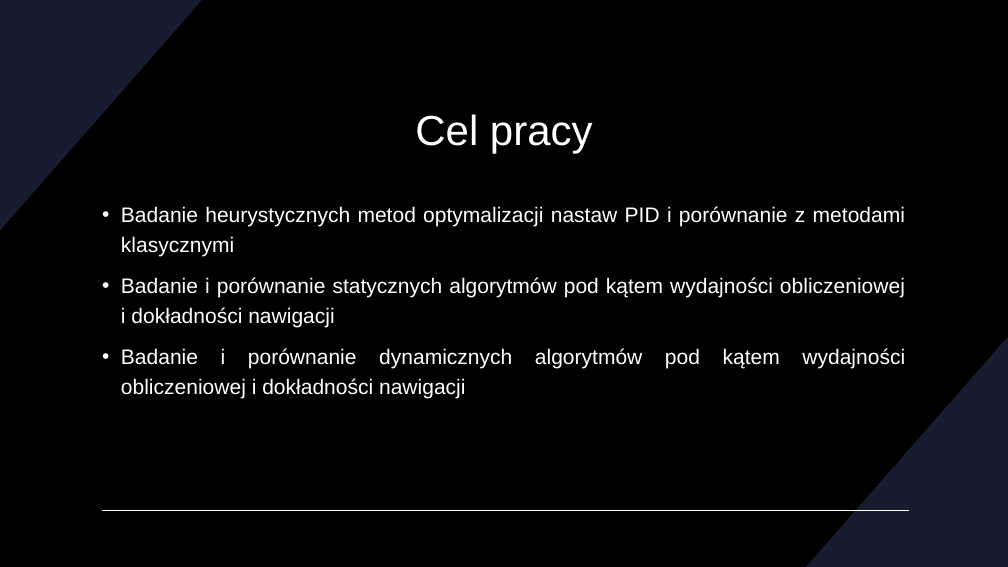
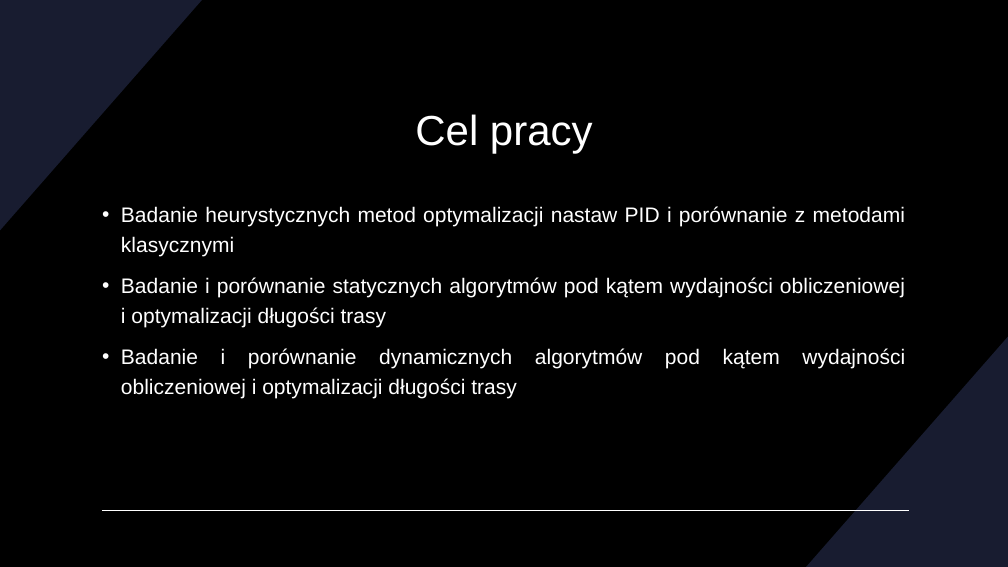
Before and after one commit to DevxMike/master_degree, a slide deck: slide 2 of ppt/Magisterka.pptx. Drawn at 1008x567 pixels with LibreOffice and Linux fonts; fonts in the diff are those of the drawing. Boxes give left, top, right and bottom in pixels: in the first picture for what was removed or moved away, otherwise in the second. Text is boxed around its words. In the diff, an @@ line names an element or a change of style, - is before the commit and + after.

Commit message:
updating presentation

```diff
--- a/ppt/Magisterka.pptx
+++ b/ppt/Magisterka.pptx
@@ text at (x1=121, y1=277, x2=905, y2=399): text changed @@
-• Badanie i porównanie statycznych algorytmów pod kątem wydajności obliczeniowej i dokładności nawigacji
-• Badanie i porównanie dynamicznych algorytmów pod kątem wydajności obliczeniowej i dokładności nawigacji
+• Badanie i porównanie statycznych algorytmów pod kątem wydajności obliczeniowej i optymalizacji długości trasy
+• Badanie i porównanie dynamicznych algorytmów pod kątem wydajności obliczeniowej i optymalizacji długości trasy
```
Also in this commit, not shown: 6 other slides changed, 11 slides added, 3 other files.
